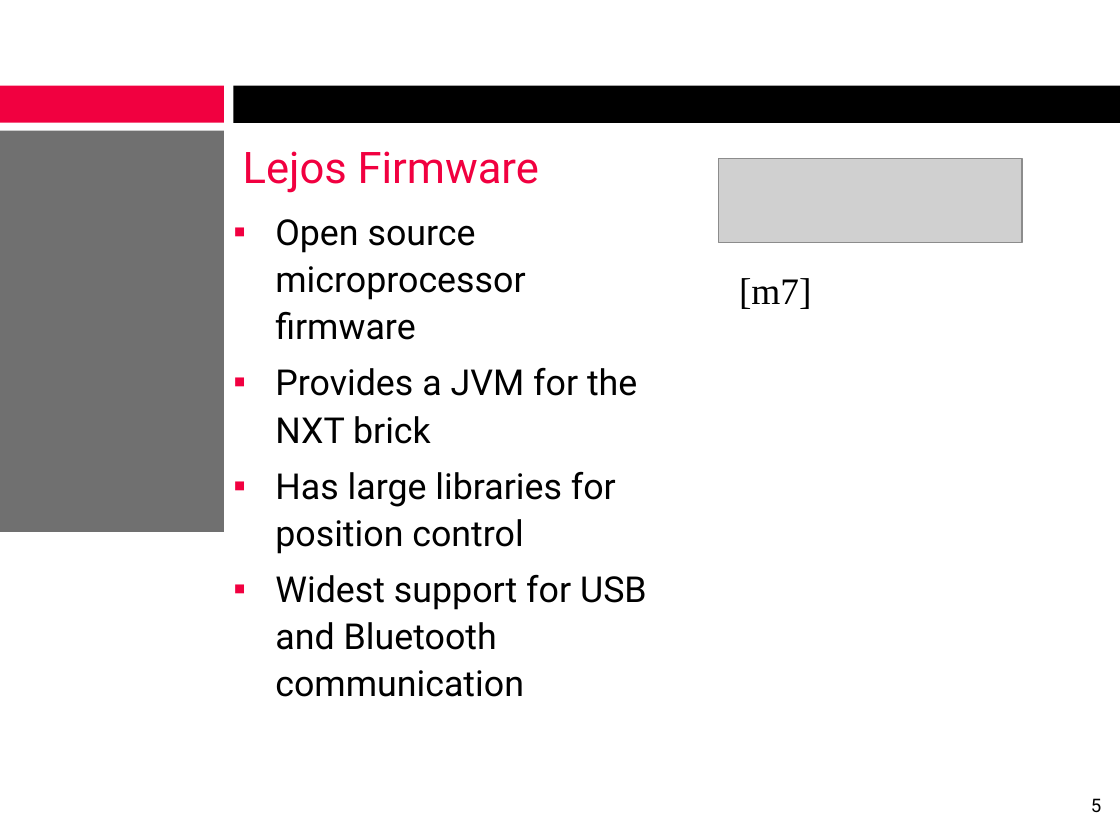
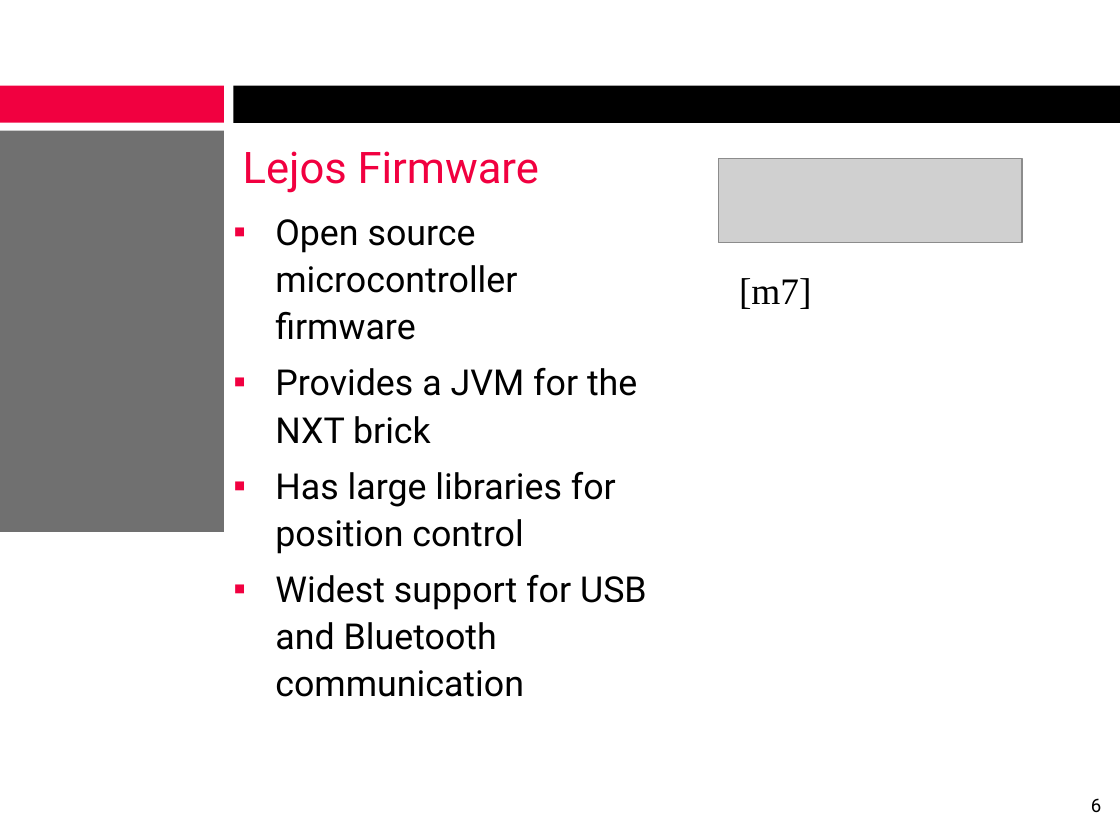
Before and after one commit to alexcraig/RoboWars, a slide deck: slide 6 of docs/presentation_slides/RoboWarsPresentation_MikeWright.ppt (slide 5 before the commit). Drawn at 1120x840 pixels with LibreOffice and Linux fonts; fonts in the diff are those of the drawing; grey boxes stand for pictures; background and template pictures are left out. Boxes give left, top, right and bottom in pixels: in the first picture for what was removed or moved away, otherwise in the second. Text is boxed around its words. In the diff, an @@ line names an element or a change of style, - is before the commit and + after.

```diff
--- a/docs/presentation_slides/RoboWarsPresentation_MikeWright.ppt
+++ b/docs/presentation_slides/RoboWarsPresentation_MikeWright.ppt
@@ text at <box>275,219,517,340</box>: text changed @@
-▪ Open source microprocessor firmware
+▪ Open source microcontroller firmware
@@ page number at <box>1091,798,1101,812</box>: text changed @@
-5
+6
```
Also in this commit, not shown: 5 other slides changed, 4 slides added, 1 slide removed, 4 other files.
